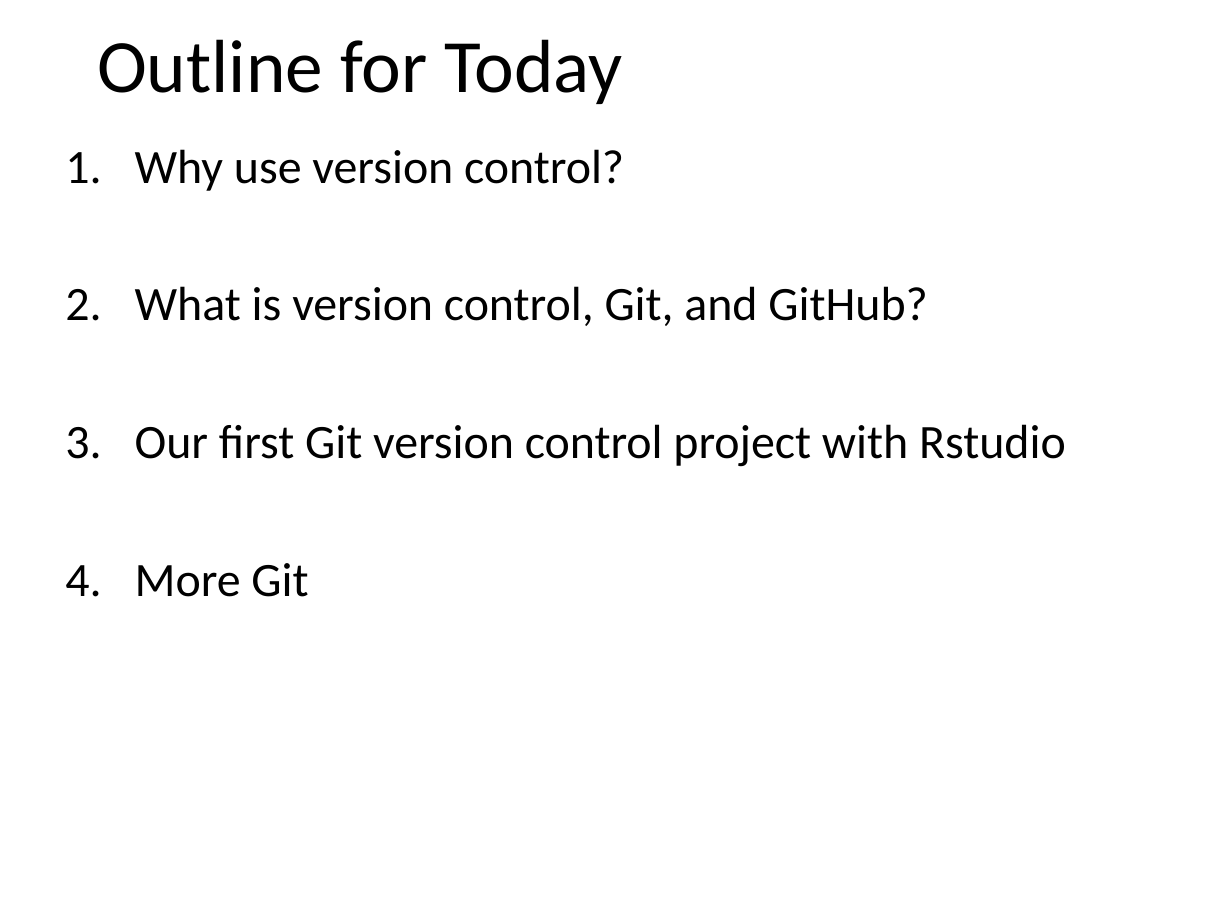
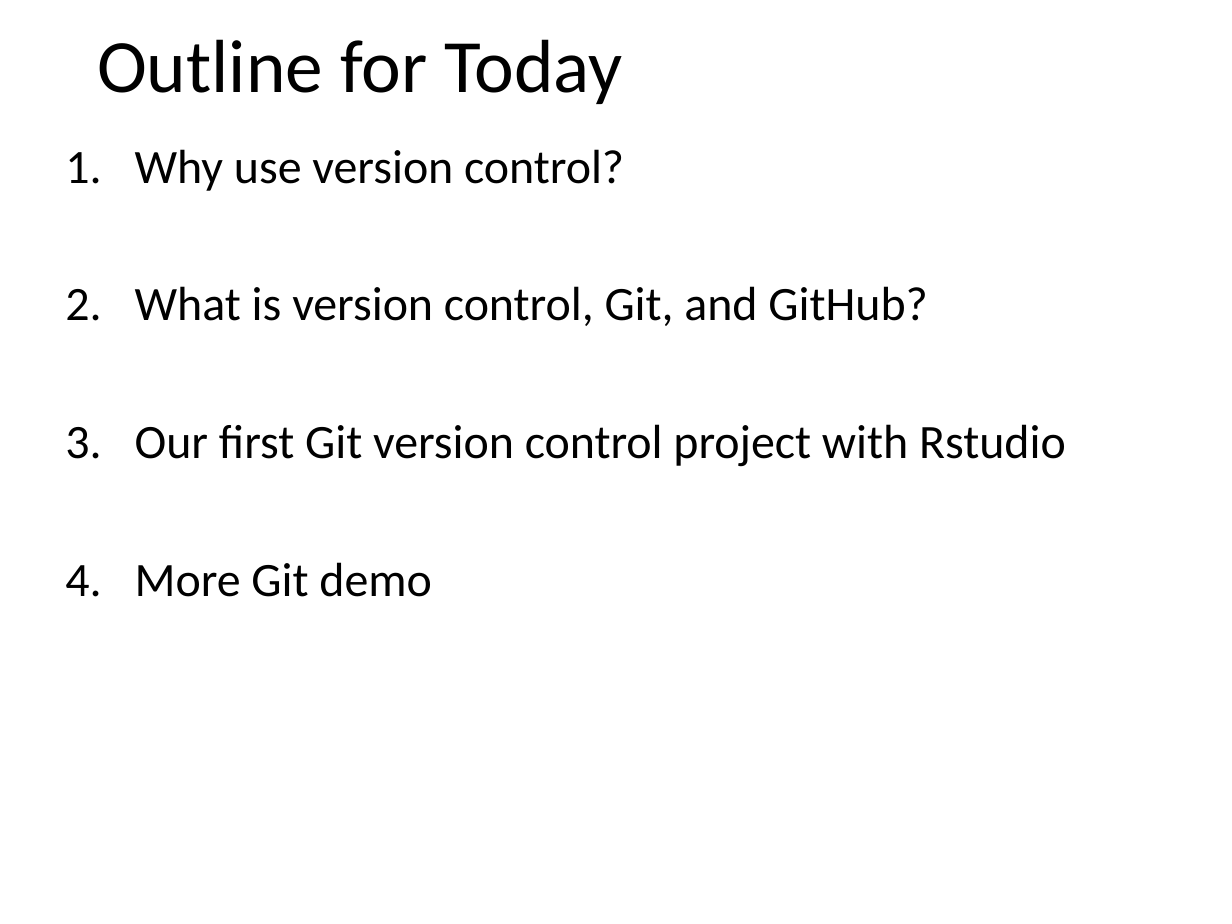
Before and after one commit to josephausterweil/UWPsychDemo, a slide deck: slide 9 of talks/dept_present.pptx. Drawn at 1232x924 pixels with LibreOffice and Linux fonts; fonts in the diff are those of the drawing. Boxes give left, top, right and bottom in pixels: in the first picture for what was removed or moved away, otherwise in the second. Text is boxed around its words. In the diff, an @@ line names an element or a change of style, - is before the commit and + after.

```diff
--- a/talks/dept_present.pptx
+++ b/talks/dept_present.pptx
@@ text at bbox=[135, 562, 431, 597]: text changed @@
-4. More Git
+4. More Git demo
```
Also in this commit, not shown: 4 other slides changed, 5 slides added, 1 slide removed.
